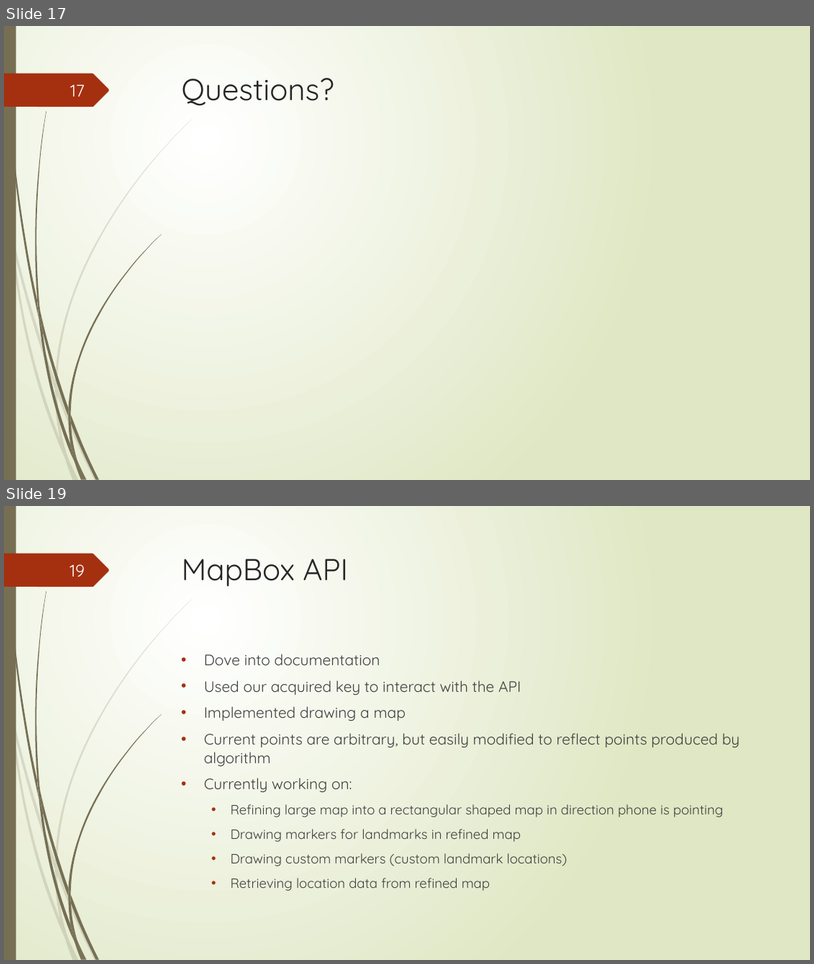
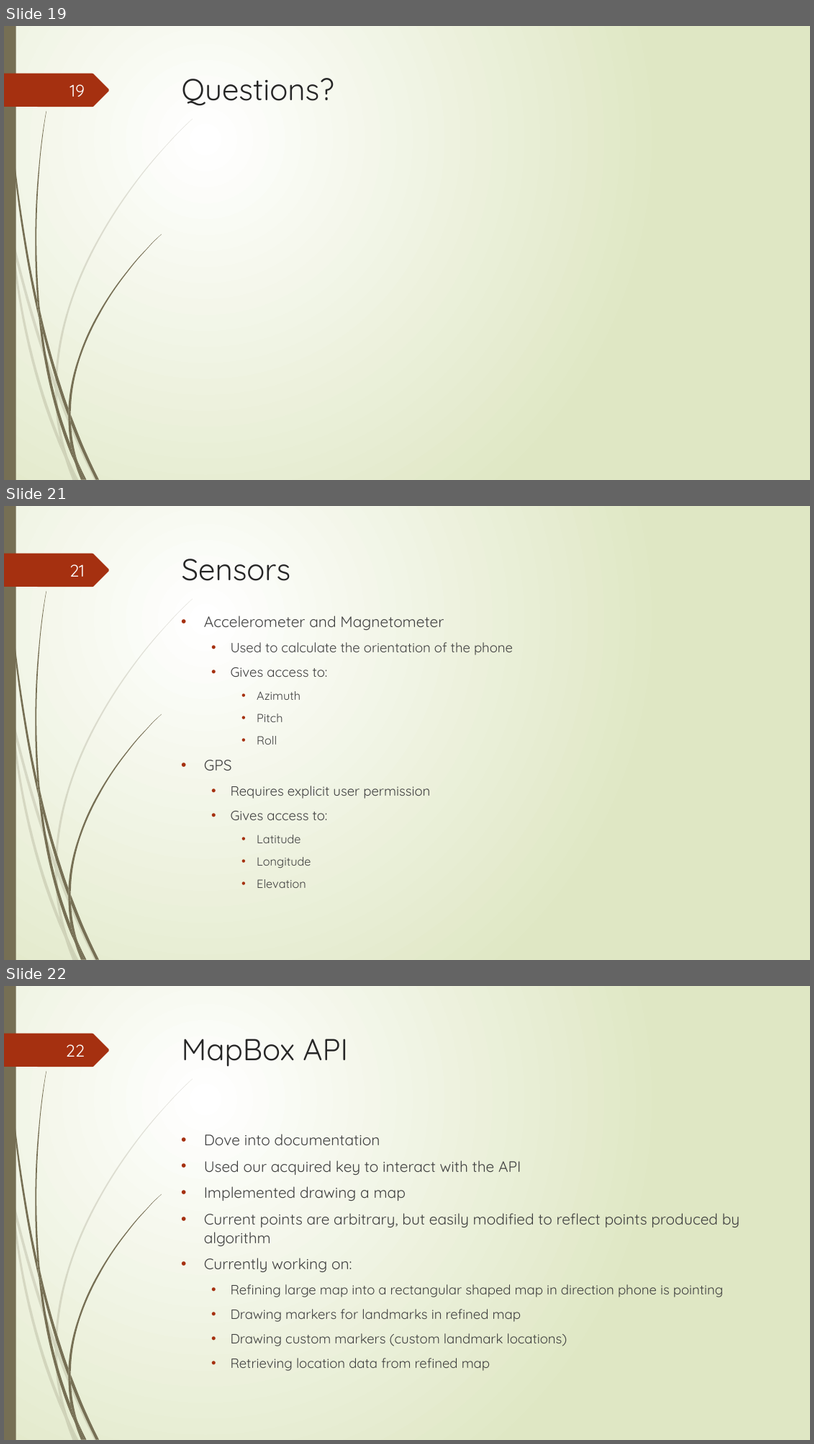
Before and after one commit to junmin-yee/Landmarked, a slide deck: Presentations/Sprint01 ReviewMeeting.pptx. Shown one above the other, each under a label of ours: slides 17 and 19 before the commit, slides 19, 21 and 22 after it; the slides between them are not shown. The pictures are 814x964 and 814x1444 pixels, drawn with LibreOffice and Linux fonts; fonts in the diff are those of the drawing. Boxes give left, top, right and bottom in pixels: in the first picture for what was removed or moved away, otherwise in the second. Text is boxed around its words. In the diff, an @@ line names an element or a change of style, - is before the commit and + after.

```diff
--- a/Presentations/Sprint01 ReviewMeeting.pptx
+++ b/Presentations/Sprint01 ReviewMeeting.pptx
@@ slide 21 added at bbox=[4, 506, 810, 960], background gradient #FFFFFF to #DFE8C4; not listed: 24 template elements that a slide beside it also shows @@
@@ page number added at bbox=[70, 564, 85, 577], 20 pt, text #FEFFFF @@
+21
@@ title added at bbox=[182, 559, 291, 581], 36 pt, text #262626 @@
+Sensors
@@ text added at bbox=[204, 615, 513, 888], 16 pt, text #404040 @@
+• Accelerometer and Magnetometer
+  • Used to calculate the orientation of the phone
+  • Gives access to:
+    • Azimuth
+    • Pitch
+    • Roll
+• GPS
+  • Requires explicit user permission
+  • Gives access to:
+    • Latitude
+    • Longitude
+    • Elevation
@@ what was slide 17 is now slide 19 @@
@@ page number at bbox=[70, 84, 85, 97]: text changed @@
-17
+19
@@ what was slide 19 is now slide 22 @@
@@ page number at bbox=[66, 1044, 85, 1057]: text changed @@
-19
+22
```
Also in this commit, not shown: 5 other slides added, 3 slides removed, 2 other files.
